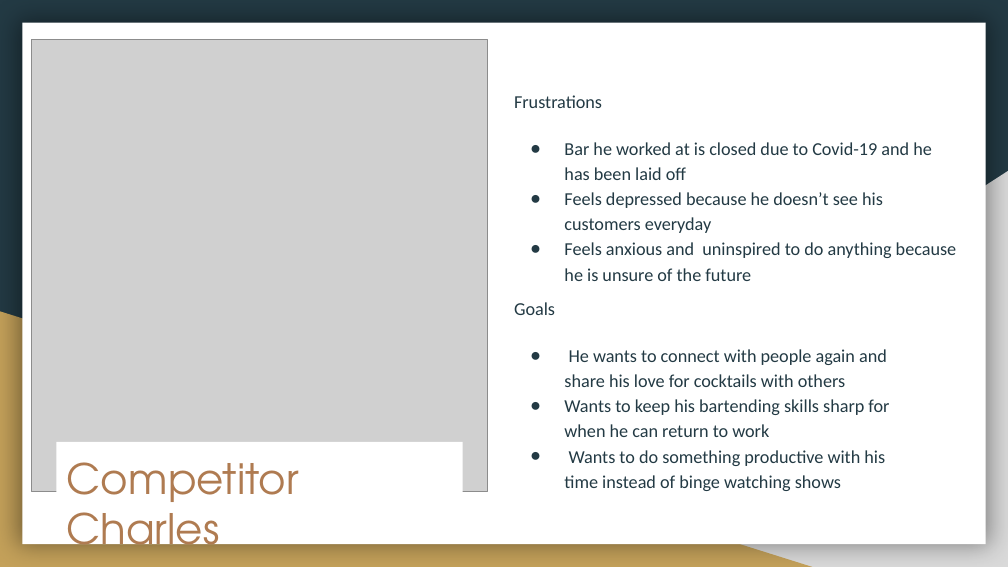
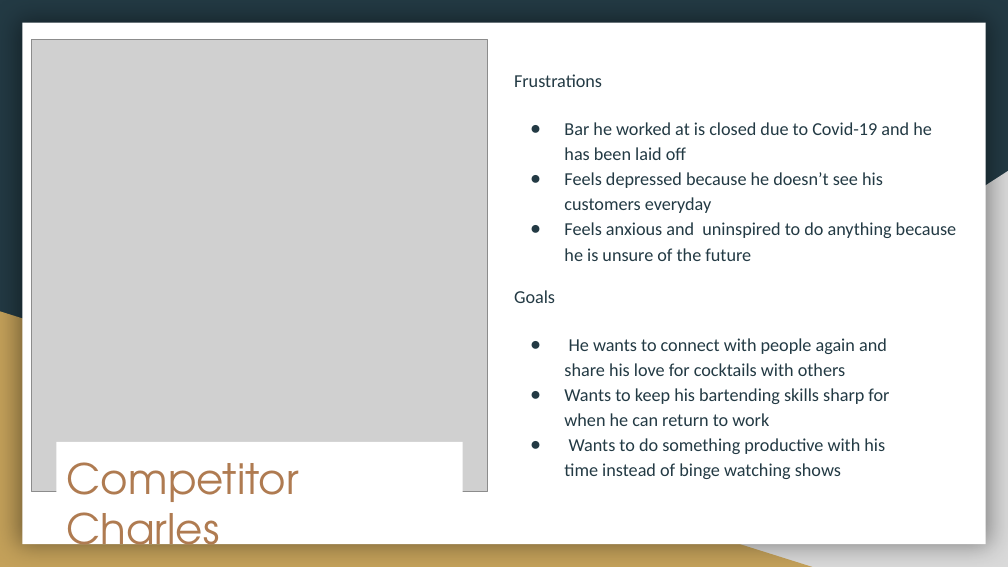
Before and after one commit to CristinaSahoo/Motivation-Through-Friendly-Competition, a slide deck: slide 9 of presentation/Motivation-Friendly-Competition.pptx (slide 8 before the commit). Drawn at 1008x567 pixels with LibreOffice and Linux fonts; fonts in the diff are those of the drawing; grey boxes stand for pictures. Boxes give left, top, right and bottom in pixels: in the first picture for what was removed or moved away, otherwise in the second. Text is boxed around its words. In the diff, an @@ line names an element or a change of style, - is before the commit and + after.

```diff
--- a/presentation/Motivation-Friendly-Competition.pptx
+++ b/presentation/Motivation-Friendly-Competition.pptx
@@ text "Frustrations": place and size @@
-text "Frustrations" at [514,95,956,281]
+text "Frustrations" at [514,74,956,261]
@@ text "Goals": place and size @@
-text "Goals" at [514,302,889,491]
+text "Goals" at [514,290,889,479]
```
Also in this commit, not shown: 4 other slides changed, 3 slides added, 3 other files.
